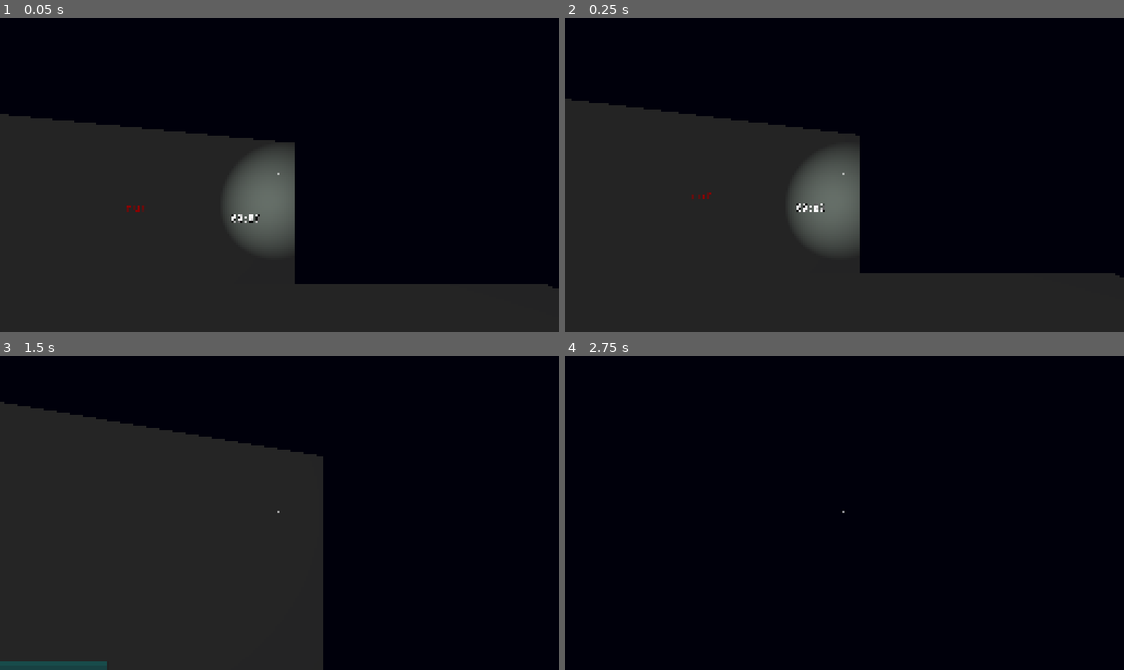
Above: before the commit, frames 1-4 (two rows, left to right).
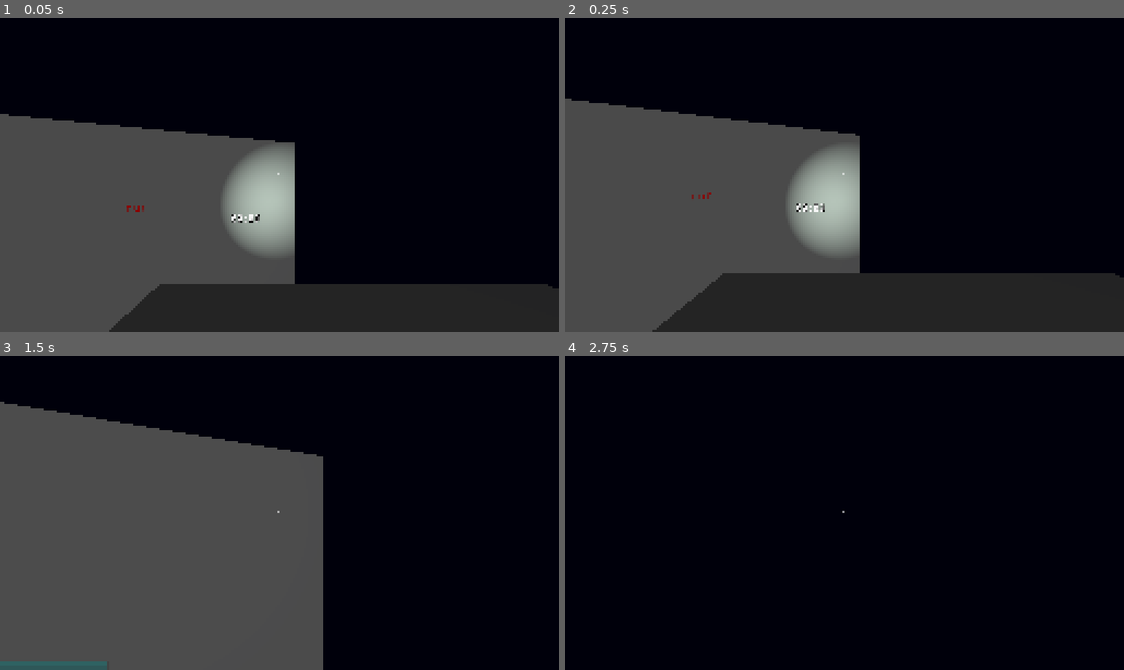
Above: after the commit, the same moments.

Repository: TheyCallMeFatbird/Station-22-Unfound
Game: Godot game, scene res://scenes/main.tscn
Two runs of this game, one before a commit and one after it. Both use one fixed random seed, a clock stepped at 60 frames per second and the inputs below. Sound files missing from this copy of the repository are replaced by a short silence.
Inputs (mouse positions are in pixels of both pictures, inside the frame that each line leads up to):
- Up to frame 1 (0.05 s): no input
- Up to frame 2 (0.25 s): no input
- Up to frame 3 (1.5 s): move the mouse to (307, 513) at 0.52 s; hold F (flashlight_toggle) 0.53-1.28 s; hold W (move_forward) from 0.53 s (still down); tap Space (jump) at 0.77 s; move the mouse to (251, 513) at 1.27 s; tap Shift (sprint) at 1.35 s
- Up to frame 4 (2.75 s): keep holding W (move_forward); tap Space (jump) at 1.52 s; move the mouse to (861, 506) at 2.02 s; hold F (flashlight_toggle) from 2.03 s (still down)

The runs differ from the first frame. In frame 1, 30% of the frame differs, in the area x 0-53%, y 30-100%; in frame 2, 30%; in frame 3, 44%, in the area x 0-58%, y 14-100%; in frame 4, nothing differs.

Commit message:
small test 4 github

Diff:
--- a/scenes/main.tscn
+++ b/scenes/main.tscn
@@ -24,6 +24,8 @@
 volumetric_fog_density = 0.3
 volumetric_fog_albedo = Color(1.8049032e-08, 0, 0.03810654, 1)
 volumetric_fog_emission = Color(0, 0.015686275, 0.03137255, 1)
+
+[sub_resource type="StandardMaterial3D" id="StandardMaterial3D_ya4ey"]
 
 [node name="Node3D" type="Node3D" unique_id=526012071]
 script = ExtResource("1_h2yge")
@@ -103,6 +105,7 @@
 transform = Transform3D(0.85573477, 0, 0.51741487, 0, 1, 0, -0.51741487, 0, 0.85573477, -5.5373907, 0.4874878, -5.3921075)
 use_collision = true
 size = Vector3(9.779175, 7.2489014, 0.001)
+material = SubResource("StandardMaterial3D_ya4ey")
 
 [node name="Label3D" type="Label3D" parent="." unique_id=1215400383]
 transform = Transform3D(1, 0, 0, 0, 1, 0, 0, 0, 1, -2.9675474, 1.5882549, -6.074845)
--- a/scripts/player.gd
+++ b/scripts/player.gd
@@ -40,6 +40,7 @@
 	Input.set_mouse_mode(Input.MOUSE_MODE_CAPTURED)
 	flicker_loop()
 	call_deferred("_init_hud")
+	print("")
 
 
 func _init_hud():
